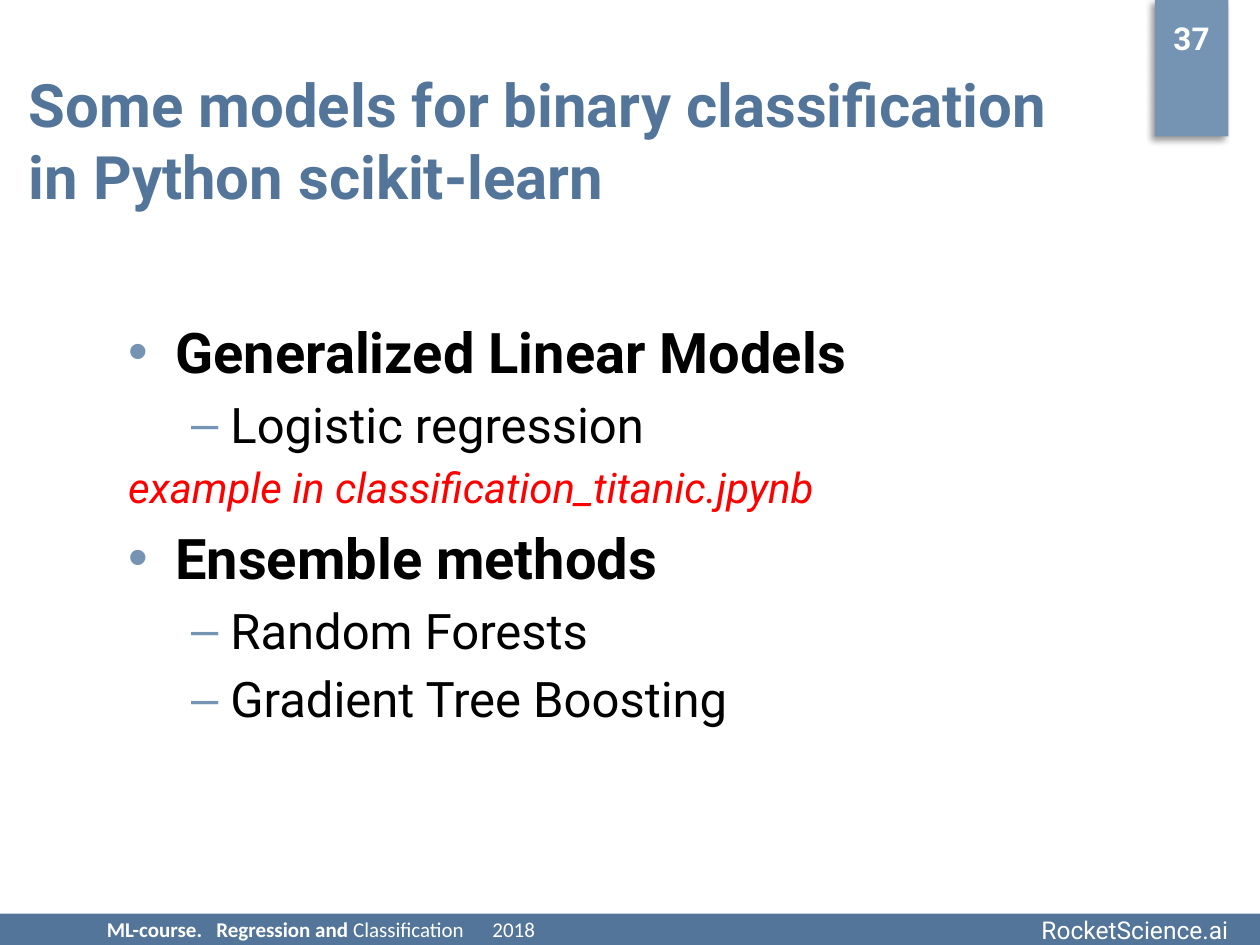
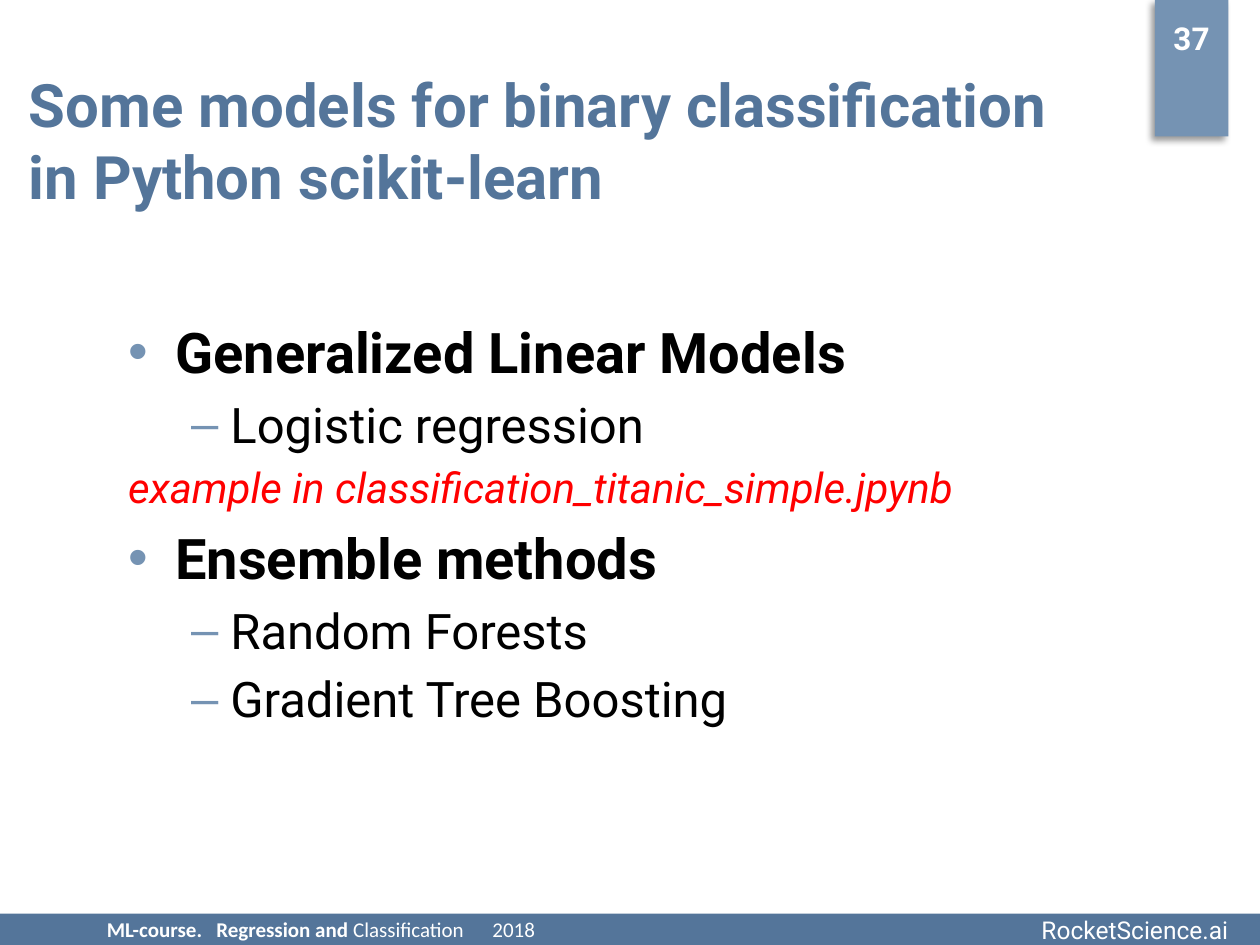
Before and after one commit to rjaffk/tensorby, a slide deck: slide 37 of lecture_2/presentation/lecture_2.pptx. Drawn at 1260x945 pixels with LibreOffice and Linux fonts; fonts in the diff are those of the drawing; background and template pictures are left out. Boxes give left, top, right and bottom in pixels: in the first picture for what was removed or moved away, otherwise in the second. Text is boxed around its words. In the diff, an @@ line names an element or a change of style, - is before the commit and + after.

Commit message:
update

```diff
--- a/lecture_2/presentation/lecture_2.pptx
+++ b/lecture_2/presentation/lecture_2.pptx
@@ text at [128,471,953,512]: text changed @@
-  example in classification_titanic.jpynb
+  example in classification_titanic_simple.jpynb
```
Also in this commit, not shown: 2 other slides changed.
